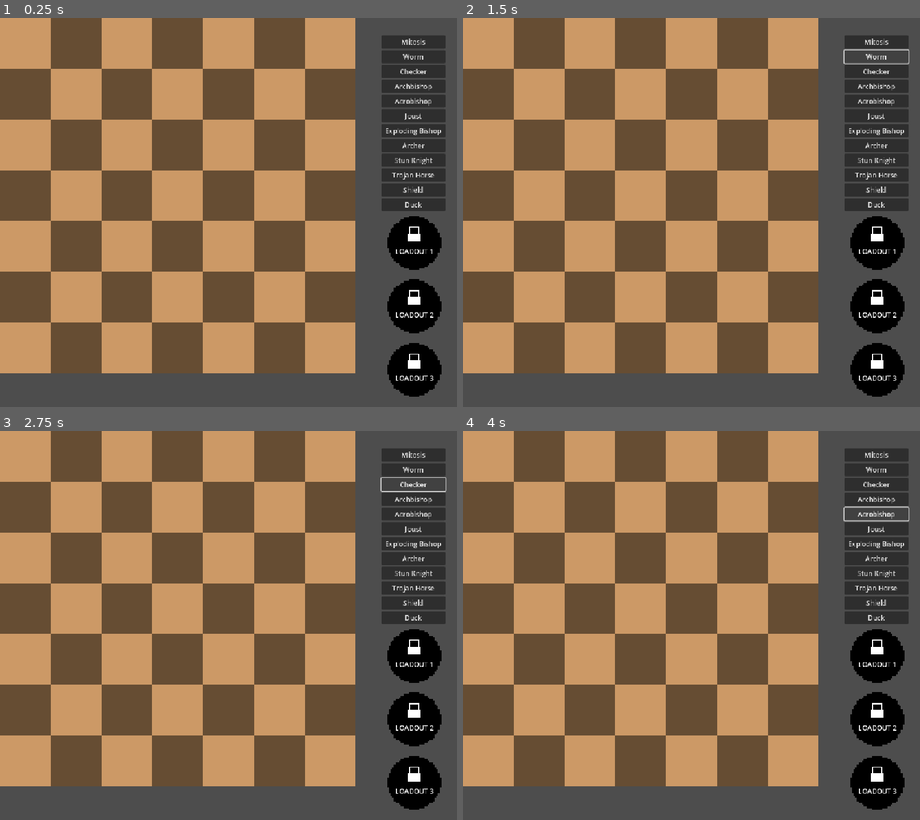
Above: before the commit, frames 1-4 (two rows, left to right).
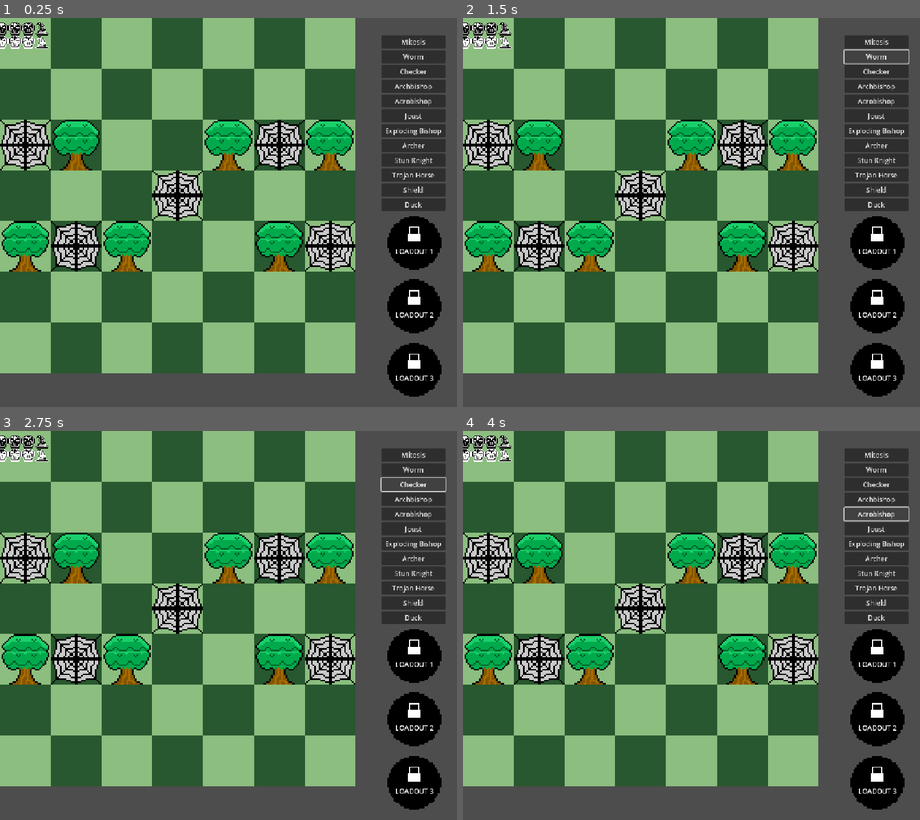
Above: after the commit, the same moments.

Repository: Wyadox/TurnBasedLite
Game: Godot game, scene res://scenes/game.tscn
The game is run twice, just before and just after one commit, with the same random seed, the same clock (stepped at 60 frames per second) and the same inputs. This scene is started directly instead of the project's main scene.
Inputs:
- Up to frame 1 (0.25 s): no input
- Up to frame 2 (1.5 s): click "Mitosis" at 0.5 s; click "Worm" at 1.25 s
- Up to frame 3 (2.75 s): click "Checker" at 2 s
- Up to frame 4 (4 s): click "Archbishop" at 2.75 s; click "Acrobishop" at 3.5 s

The runs differ from the first frame. In frame 1, 71% of the frame differs, in the area x 0-78%, y 0-92%; in frame 2, 71%; in frame 3, 71%; in frame 4, 71%.

Commit message:
revert test

Diff:
--- a/chess-game/scenes/Piece.tscn
+++ b/chess-game/scenes/Piece.tscn
@@ -1,7 +1,7 @@
 [gd_scene load_steps=3 format=3 uid="uid://duwl4gby1wb7s"]
 
 [ext_resource type="Script" uid="uid://3fm4pgf3e52y" path="res://scripts/piece.gd" id="1_tk1p6"]
-[ext_resource type="Texture2D" uid="uid://bw2ccfiqhwrtb" path="res://customPiecesSpritesheetNew.png" id="2_tk1p6"]
+[ext_resource type="Texture2D" uid="uid://sk1h15tij822" path="res://customSpritesheetFull.png" id="2_tk1p6"]
 
 [node name="Piece" type="Node2D"]
 script = ExtResource("1_tk1p6")
--- a/chess-game/scenes/descriptions.tscn
+++ b/chess-game/scenes/descriptions.tscn
@@ -2,7 +2,7 @@
 
 [ext_resource type="Script" uid="uid://dbjmnp715fnbm" path="res://scripts/descriptions.gd" id="1_yr26l"]
 [ext_resource type="Texture2D" uid="uid://bhpcvx2c3573d" path="res://StunIndicator.png" id="2_5jbt0"]
-[ext_resource type="Texture2D" uid="uid://bw2ccfiqhwrtb" path="res://customPiecesSpritesheetNew.png" id="3_n6byr"]
+[ext_resource type="Texture2D" uid="uid://sk1h15tij822" path="res://customSpritesheetFull.png" id="3_n6byr"]
 
 [node name="descriptions" type="Control"]
 layout_mode = 3
--- a/chess-game/scenes/game.tscn
+++ b/chess-game/scenes/game.tscn
@@ -2,11 +2,11 @@
 
 [ext_resource type="Script" uid="uid://bj20fx8i5xny6" path="res://scripts/game.gd" id="1_yqjtg"]
 [ext_resource type="PackedScene" uid="uid://dnbpf2aas655b" path="res://scenes/board.tscn" id="2_p57ef"]
+[ext_resource type="Texture2D" uid="uid://sk1h15tij822" path="res://customSpritesheetFull.png" id="5_u5sy4"]
 [ext_resource type="PackedScene" uid="uid://dlld2p1r0gxox" path="res://scenes/setup_phase_ui.tscn" id="6_p57ef"]
 [ext_resource type="Texture2D" uid="uid://d31qmqe0kjyid" path="res://EmptyBar.png" id="6_u5sy4"]
 [ext_resource type="Texture2D" uid="uid://3dyvehvtliv5" path="res://FullBar.png" id="7_gee14"]
 [ext_resource type="PackedScene" uid="uid://qrys574fx6lg" path="res://scenes/loadout_slots_vbox.tscn" id="7_u5sy4"]
-[ext_resource type="Texture2D" uid="uid://c2ffhrqxtv6do" path="res://customPiecesSpritesheet.png" id="8_gee14"]
 
 [node name="Game" type="Node2D"]
 script = ExtResource("1_yqjtg")
@@ -93,7 +93,7 @@
 
 [node name="IndicatorImage" type="Sprite2D" parent="."]
 position = Vector2(-301, 57)
-texture = ExtResource("8_gee14")
+texture = ExtResource("5_u5sy4")
 
 [node name="SetupPhaseUI" parent="." instance=ExtResource("6_p57ef")]
 offset_left = 115.0
--- a/chess-game/scripts/board.gd
+++ b/chess-game/scripts/board.gd
@@ -4,7 +4,6 @@
 @export var piece_scene = preload("res://scenes/Piece.tscn")
 @export var setup_script = preload("res://scripts/setup_phase_ui.gd")
 @export var status_indicator = preload("res://scenes/StatusIndicator.tscn")
-const TILE_MAP = preload("res://tileMap.png")
 
 
 
@@ -20,7 +19,7 @@
 	FOREST,
 	WALL
 }
-var selected_board: BOARD_TYPE = BOARD_TYPE.STANDARD
+var selected_board: BOARD_TYPE = BOARD_TYPE.FOREST
 const CELL_SIZE = 120
 
 const BOARD_HEIGHT = 7
@@ -58,17 +57,80 @@
 				draw_cell(x + LOADOUT_X_OFFSET, y + LOADOUT_Y_OFFSET)
 
 func draw_river():
-	pass
+	create_piece(Globals.PIECE_TYPES.BRIDGE_RIGHT, Globals.COLORS.TILE, Vector2(0,2))
+	create_piece(Globals.PIECE_TYPES.BRIDGE_RIGHT, Globals.COLORS.TILE, Vector2(0,3))
+	create_piece(Globals.PIECE_TYPES.BRIDGE_RIGHT, Globals.COLORS.TILE, Vector2(0,4))
+	create_piece(Globals.PIECE_TYPES.WATER, Globals.COLORS.TILE, Vector2(1,2))
+	create_piece(Globals.PIECE_TYPES.BRIDGE_MID, Globals.COLORS.TILE, Vector2(1,3))
+	create_piece(Globals.PIECE_TYPES.WATER, Globals.COLORS.TILE, Vector2(1,4))
+	create_piece(Globals.PIECE_TYPES.WATER, Globals.COLORS.TILE, Vector2(2,2))
+	create_piece(Globals.PIECE_TYPES.WATER, Globals.COLORS.TILE, Vector2(2,3))
+	create_piece(Globals.PIECE_TYPES.WATER, Globals.COLORS.TILE, Vector2(2,4))
+	create_piece(Globals.PIECE_TYPES.BRIDGE_FULL, Globals.COLORS.TILE, Vector2(3,2))
+	create_piece(Globals.PIECE_TYPES.BRIDGE_FULL, Globals.COLORS.TILE, Vector2(3,3))
+	create_piece(Globals.PIECE_TYPES.BRIDGE_FULL, Globals.COLORS.TILE, Vector2(3,4))
+	create_piece(Globals.PIECE_TYPES.WATER, Globals.COLORS.TILE, Vector2(4,3))
+	create_piece(Globals.PIECE_TYPES.WATER, Globals.COLORS.TILE, Vector2(4,4))
+	create_piece(Globals.PIECE_TYPES.WATER, Globals.COLORS.TILE, Vector2(4,2))
+	create_piece(Globals.PIECE_TYPES.WATER, Globals.COLORS.TILE, Vector2(5,2))
+	create_piece(Globals.PIECE_TYPES.BRIDGE_MID, Globals.COLORS.TILE, Vector2(5,3))
+	create_piece(Globals.PIECE_TYPES.WATER, Globals.COLORS.TILE, Vector2(5,4))
+	create_piece(Globals.PIECE_TYPES.BRIDGE_LEFT, Globals.COLORS.TILE, Vector2(6,2))
+	create_piece(Globals.PIECE_TYPES.BRIDGE_LEFT, Globals.COLORS.TILE, Vector2(6,3))
+	create_piece(Globals.PIECE_TYPES.BRIDGE_LEFT, Globals.COLORS.TILE, Vector2(6,4))
+
+	for i in range(7):
+		for j in range(7):
+			var piece = get_piece(Vector2(i,j))
+			if piece != null:
+				piece.scale *= 1.25
 
 func draw_forest():
-	pass
+	create_piece(Globals.PIECE_TYPES.WEB, Globals.COLORS.TILE, Vector2(0,2))
+	create_piece(Globals.PIECE_TYPES.TREE, Globals.COLORS.TILE, Vector2(0,4))
+	create_piece(Globals.PIECE_TYPES.TREE, Globals.COLORS.TILE, Vector2(1,2))
+	create_piece(Globals.PIECE_TYPES.WEB, Globals.COLORS.TILE, Vector2(1,4))
+	create_piece(Globals.PIECE_TYPES.TREE, Globals.COLORS.TILE, Vector2(2,4))
+	create_piece(Globals.PIECE_TYPES.WEB, Globals.COLORS.TILE, Vector2(3,3))
+	create_piece(Globals.PIECE_TYPES.TREE, Globals.COLORS.TILE, Vector2(4,2))
+	create_piece(Globals.PIECE_TYPES.WEB, Globals.COLORS.TILE, Vector2(5,2))
+	create_piece(Globals.PIECE_TYPES.TREE, Globals.COLORS.TILE, Vector2(5,4))
+	create_piece(Globals.PIECE_TYPES.TREE, Globals.COLORS.TILE, Vector2(6,2))
+	create_piece(Globals.PIECE_TYPES.WEB, Globals.COLORS.TILE, Vector2(6,4))
+
+	for i in range(7):
+		for j in range(7):
+			var piece = get_piece(Vector2(i,j))
+			if piece != null:
+				piece.scale *= 1.25
 
 func draw_wall():
-	pass
+	create_piece(Globals.PIECE_TYPES.BRICKS, Globals.COLORS.TILE, Vector2(0,2))
+	create_piece(Globals.PIECE_TYPES.MAGMA_MED, Globals.COLORS.TILE, Vector2(0,3))
+	create_piece(Globals.PIECE_TYPES.BRICKS, Globals.COLORS.TILE, Vector2(1,3))
+	create_piece(Globals.PIECE_TYPES.BRICKS, Globals.COLORS.TILE, Vector2(2,3))
+	create_piece(Globals.PIECE_TYPES.MAGMA_LOW, Globals.COLORS.TILE, Vector2(3,3))
+	create_piece(Globals.PIECE_TYPES.BRICKS, Globals.COLORS.TILE, Vector2(4,3))
+	create_piece(Globals.PIECE_TYPES.BRICKS, Globals.COLORS.TILE, Vector2(5,3))
+	create_piece(Globals.PIECE_TYPES.MAGMA_MED, Globals.COLORS.TILE, Vector2(6,3))
+	create_piece(Globals.PIECE_TYPES.BRICKS, Globals.COLORS.TILE, Vector2(6,4))
+
+	for i in range(7):
+		for j in range(7):
+			var piece = get_piece(Vector2(i,j))
+			if piece != null:
+				piece.scale *= 1.25
 
 func draw_cell(x, y):
 	var rect = ColorRect.new()
-	rect.color = Color(0.8, 0.6, 0.4) if (x + y) % 2 == 0 else Color(0.4, 0.3, 0.2)
+	if selected_board == BOARD_TYPE.STANDARD:
+		rect.color = Color(0.8, 0.6, 0.4) if (x + y) % 2 == 0 else Color(0.4, 0.3, 0.2)
+	elif selected_board == BOARD_TYPE.RIVER:
+		rect.color = Color(0.378, 0.586, 1.0, 1.0) if (x + y) % 2 == 0 else Color(0.177, 0.306, 1.0, 1.0)
+	elif selected_board == BOARD_TYPE.FOREST:
+		rect.color = Color(0.546, 0.744, 0.499, 1.0) if (x + y) % 2 == 0 else Color(0.157, 0.346, 0.185, 1.0)
+	elif selected_board == BOARD_TYPE.WALL:
+		rect.color = Color(0.955, 0.761, 0.361, 1.0) if (x + y) % 2 == 0 else Color(0.295, 0.217, 0.139, 1.0)
 	rect.size = Vector2(CELL_SIZE, CELL_SIZE)
 	rect.position = Vector2(
 		x * CELL_SIZE,
@@ -76,11 +138,6 @@
 	)
 	rect.z_index = -100
 	add_child(rect)
-
-func draw_water(x,y):
-	var rect = ColorRect.new()
-	rect.size = Vector2(CELL_SIZE, CELL_SIZE)
-
 
 func register_king(pos, col):
 	match col:
--- a/chess-game/scripts/globals.gd
+++ b/chess-game/scripts/globals.gd
@@ -6,7 +6,7 @@
 }
 
 enum COLORS {
-	BLACK, WHITE
+	BLACK, WHITE, TILE
 }
 
 enum PIECE_BASE {
@@ -44,7 +44,18 @@
 	JUGGERNAUT,
 	JUGGERNAUT2,
 	JUGGERNAUT1,
-	WIZARD
+	WIZARD,
+	WATER,
+	BRIDGE_LEFT,
+	BRIDGE_MID,
+	BRIDGE_RIGHT,
+	BRIDGE_FULL,
+	WEB,
+	MAGMA_HIGH,
+	MAGMA_MED,
+	MAGMA_LOW,
+	BRICKS,
+	TREE
 }
 
 
@@ -105,6 +116,20 @@
 		PIECE_TYPES.JUGGERNAUT1: Vector2i(1, 24),
 		PIECE_TYPES.WIZARD: Vector2i(1, 25)
 	},
+
+	COLORS.TILE:{
+		PIECE_TYPES.WATER: Vector2i(2,0),
+		PIECE_TYPES.BRIDGE_LEFT: Vector2i(2,1),
+		PIECE_TYPES.BRIDGE_MID: Vector2i(2,2),
+		PIECE_TYPES.BRIDGE_RIGHT: Vector2i(2,3),
+		PIECE_TYPES.BRIDGE_FULL: Vector2i(2,4),
+		PIECE_TYPES.WEB: Vector2i(2,5),
+		PIECE_TYPES.MAGMA_HIGH: Vector2i(2,6),
+		PIECE_TYPES.MAGMA_MED: Vector2i(2,7),
+		PIECE_TYPES.MAGMA_LOW: Vector2i(2,8),
+		PIECE_TYPES.BRICKS: Vector2i(2,9),
+		PIECE_TYPES.TREE: Vector2i(2,10),
+	}
 }
 
 const INITIAL_PIECE_SET_SINGLE = [
Binary file added: chess-game/customSpritesheetFull.png
Not shown, added: chess-game/customSpritesheetFull.png.import
